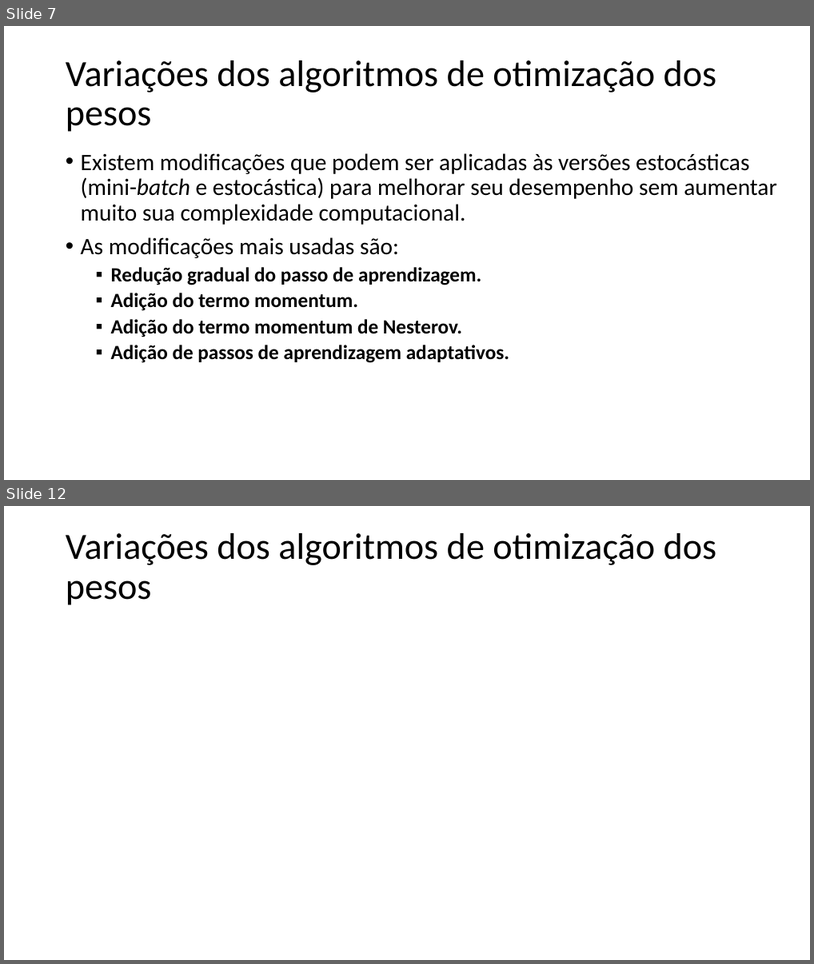
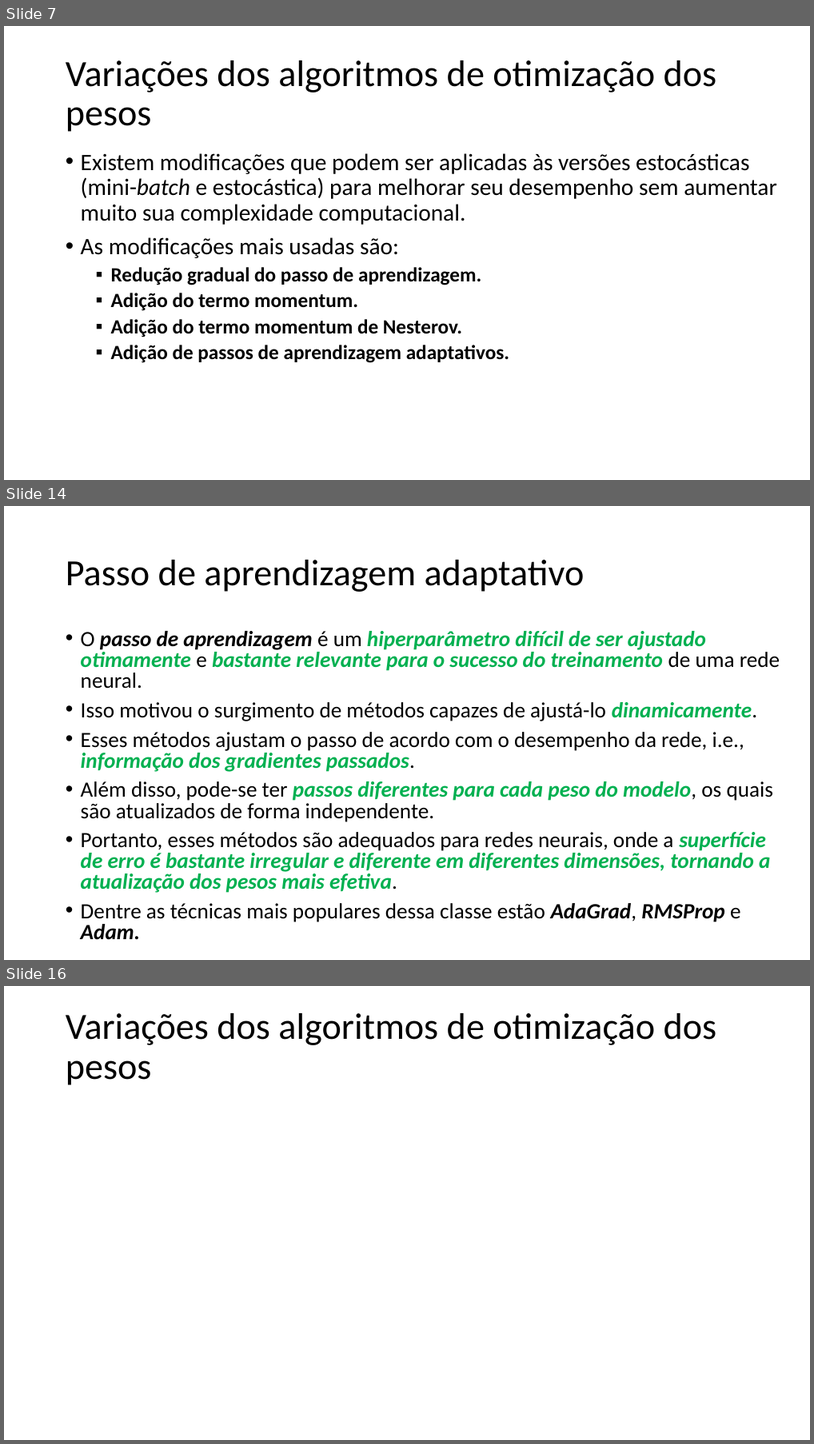
Before and after one commit to zz4fap/t320_aprendizado_de_maquina, a slide deck: slides/T320_Redes_Neurais_Artificiais (Parte IV).pptx. Shown one above the other, each under a label of ours: slides 7 and 12 before the commit, slides 7, 14 and 16 after it; the slides between them are not shown. The pictures are 814x964 and 814x1444 pixels, drawn with LibreOffice and Linux fonts; fonts in the diff are those of the drawing; grey boxes stand for pictures. Boxes give left, top, right and bottom in pixels: in the first picture for what was removed or moved away, otherwise in the second. Text is boxed around its words. In the diff, an @@ line names an element or a change of style, - is before the commit and + after.

```diff
--- a/slides/T320_Redes_Neurais_Artificiais (Parte IV).pptx
+++ b/slides/T320_Redes_Neurais_Artificiais (Parte IV).pptx
@@ slide 14 added at (4, 506, 810, 960), background #FFFFFF @@
@@ title added at (66, 560, 585, 592), 44 pt, text #000000 @@
+Passo de aprendizagem adaptativo
@@ text added at (81, 631, 780, 940), 25.9 pt, text #000000, bold, italic @@
+• O passo de aprendizagem é um hiperparâmetro difícil de ser ajustado otimamente e bastante relevante para o sucesso do treinamento de uma rede neural.
+• Isso motivou o surgimento de métodos capazes de ajustá-lo dinamicamente.
+• Esses métodos ajustam o passo de acordo com o desempenho da rede, i.e., informação dos gradientes passados.
+• Além disso, pode-se ter passos diferentes para cada peso do modelo, os quais são atualizados de forma independente.
+• Portanto, esses métodos são adequados para redes neurais, onde a superfície de erro é bastante irregular e diferente em diferentes dimensões, tornando a atualização dos pesos mais efetiva.
+• Dentre as técnicas mais populares dessa classe estão AdaGrad, RMSProp e Adam.
@@ what was slide 12 is now slide 16 @@
```
Also in this commit, not shown: 1 slide changed, 6 other slides added, 3 slides removed, 1 other file.
